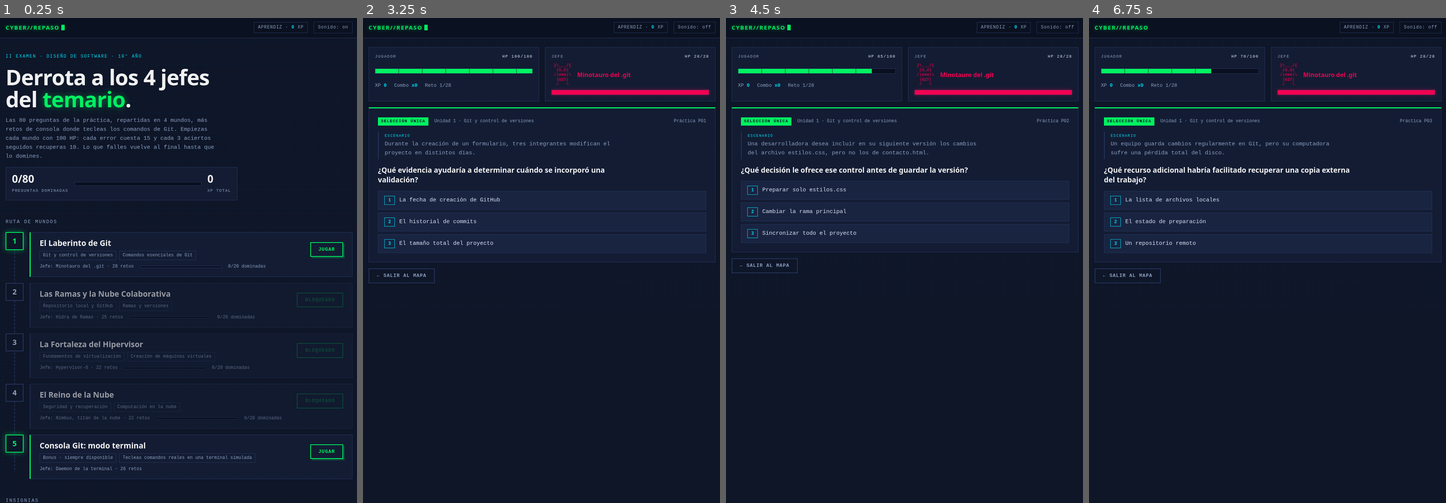
Above: before the commit, frames 1-4 (left to right).
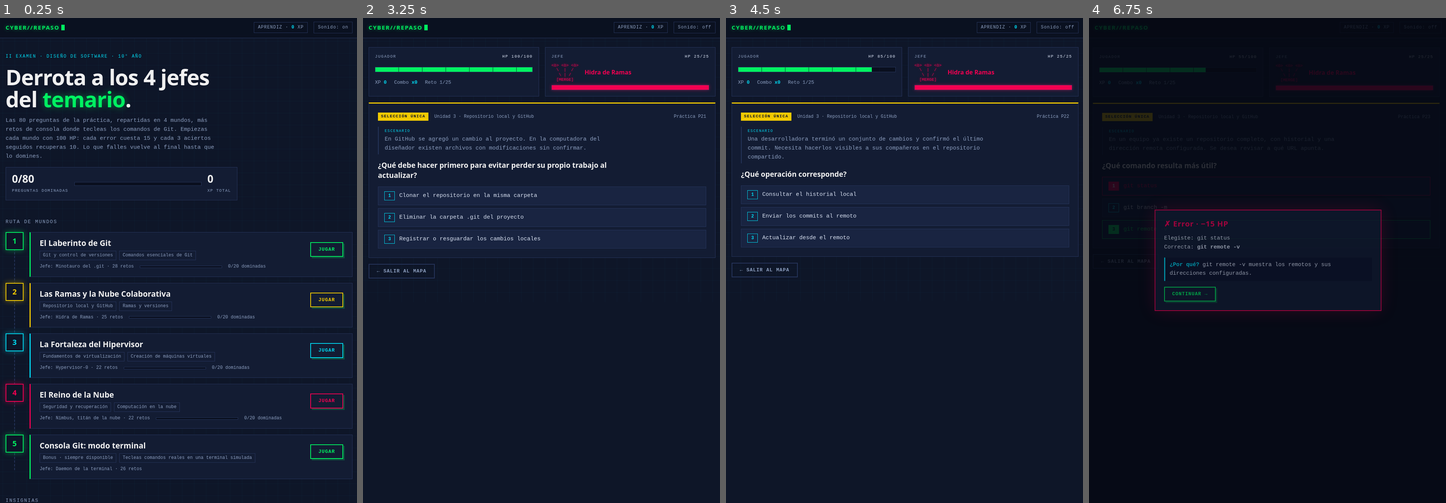
Above: after the commit, the same moments.

Repository: TomasVargas22/Juego-DisSoftware
Game: browser game, page index.html
Two runs of this game, one before a commit and one after it. Both use one fixed random seed, a clock stepped at 60 frames per second and the inputs below.
Inputs (mouse positions are in pixels of both pictures, inside the frame that each line leads up to):
- Up to frame 1 (0.25 s): no input
- Up to frame 2 (3.25 s): click "JUGAR" at 0.27 s; tap Space every 0.5 s from 1.1 to 3.1 s; click "Sonido: on" at 1.27 s; click "← SALIR AL MAPA" at 1.87 s; click "SALIR" at 2.47 s; click "JUGAR" at 3.07 s
- Up to frame 3 (4.5 s): tap Space at 3.6, 4.1 s; click "1 La fecha de creación de Git…" (after the commit: "1 Clonar el repositorio en la…") at 3.67 s; click "CONTINUAR →" at 4.27 s
- Up to frame 4 (6.75 s): click "← SALIR AL MAPA" at 4.52 s; tap Space every 0.5 s from 4.6 to 6.6 s; click "SEGUIR JUGANDO" at 4.87 s; click "3 Sincronizar todo el proyecto" (after the commit: "3 Actualizar desde el remoto") at 5.47 s; click "CONTINUAR →" at 6.07 s; click (1267, 187) at 6.67 s, where only the run after the commit has a clickable "1 git status"

The runs differ from the first frame. In frame 1, 1.7% of the frame differs, in the area x 1-97%, y 54-85%; in frame 2, 5.8%; in frame 3, 5.4%; in frame 4, 37%, in the area x 0-100%, y 0-61%.

Commit message:
desbloquie todo desde el inicio

Diff:
--- a/index.html
+++ b/index.html
@@ -526,7 +526,7 @@
   const all=QUESTIONS.map(q=>q.id),m=mastN(all);
   $('#mastN').textContent=`${m}/80`;$('#mastBar').style.width=(m/80*100)+'%';$('#xpN').textContent=S.xp;
   $('#worlds').innerHTML=WORLDS.map((w,i)=>{
-    const open=i===0||!!w.list||S.done[i-1],ids=QUESTIONS.filter(q=>w.g.includes(q.g)).map(q=>q.id),mm=mastN(ids),n=challenges(w).length;
+    const open=true,ids=QUESTIONS.filter(q=>w.g.includes(q.g)).map(q=>q.id),mm=mastN(ids),n=challenges(w).length;
     return `<li class="stop ${S.done[i]?'clear':open?'':'locked'}" style="--wc:${w.c}">
       <span class="node">${S.done[i]?'✓':i+1}</span>
       <div class="wcard">
